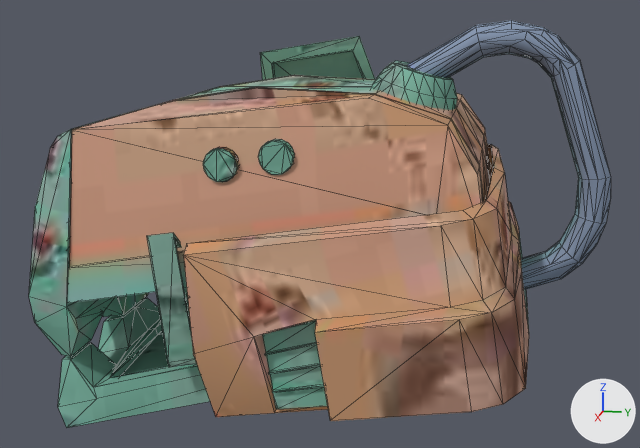
Two versions of the glTF model public/3d/tank/D-16.glb, one commit apart.
Camera for both pictures: a camera (50 mm lens) standing at (3.21, 0.62, 3.12) and looking at (0.01, -0.02, 2.32). Every picture has the same lights, and +X, +Y and +Z are marked at lower right. Mesh edges are drawn as thin lines. Vertices at the same position are counted once.

Objects in the first picture: 'D-16'.
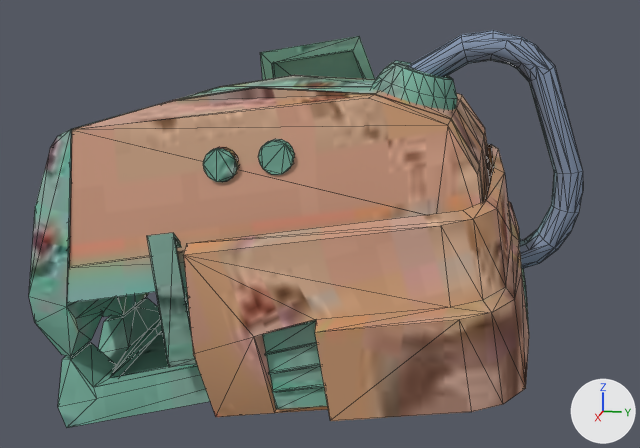
Pixel boxes [x1, y1, x2, y2] of what changed, in the pictures (640 x 448 px; the box of a moved part takes in the faces that stretch with it):
'D-16', reshaped: before [29, 20, 611, 428]; after [29, 30, 583, 428]
part 1 of me_head_001, moved or reshaped: before [407, 20, 611, 290]; after [408, 30, 583, 269]

The change, as a diff of the scene's bpy script:
```diff
--- a/public/3d/tank/D-16.glb.py
+++ b/public/3d/tank/D-16.glb.py
@@ me_head_001 @@
 # used by ob_d_16; location = (0.0, 0.0, 0.0)
-me_head_001.from_pydata(...)  # 935 vertices, 1589 faces; spans x -0.81..0.81, y -0.96..1.03, z 1.52..3.08
+me_head_001.from_pydata(...)  # 943 vertices, 1597 faces; spans x -0.81..0.81, y -0.96..0.93, z 1.52..3.04
+# me_head_001 part 1
+# 8 vertices in x -0.07..0.04, y 0.72..0.81, z 2.89..3.0 move by (0.0, -0.07, -0.02)
+# 6 vertices in x -0.06..0.04, y 0.82..0.88, z 2.25..2.3 move by (0.0, -0.08, 0.04)
+# 5 vertices in x 0.0..0.07, y 0.71..0.81, z 2.96..3.05 move by (0.0, -0.07, -0.03)
+# 4 vertices in x 0.05..0.09, y 0.54..0.56, z 2.98..3.05 move by (-0.01, -0.05, -0.03)
+# 4 vertices in x -0.03..0.08, y 0.65..0.72, z 2.96..3.07 move by (0.0, -0.06, -0.03)
+# 4 vertices in x 0.07..0.08, y 0.8..0.87, z 2.92..2.95 move by (-0.01, -0.08, -0.02)
+# 99 vertices move from x -0.08..0.08, y 0.28..1.03, z 2.08..3.08 to x -0.07..0.07, y 0.26..0.93, z 2.14..3.04
 me_head_001.materials.append(mat_d_16)
```
